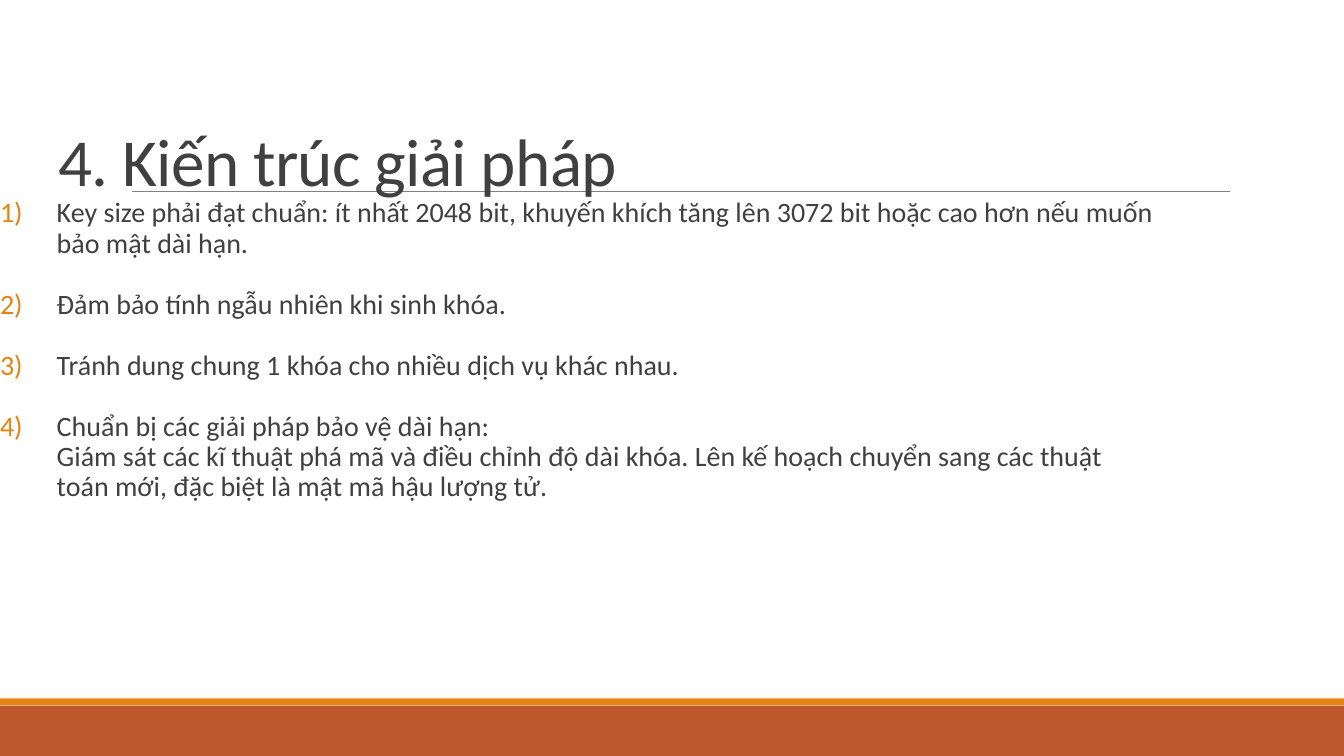
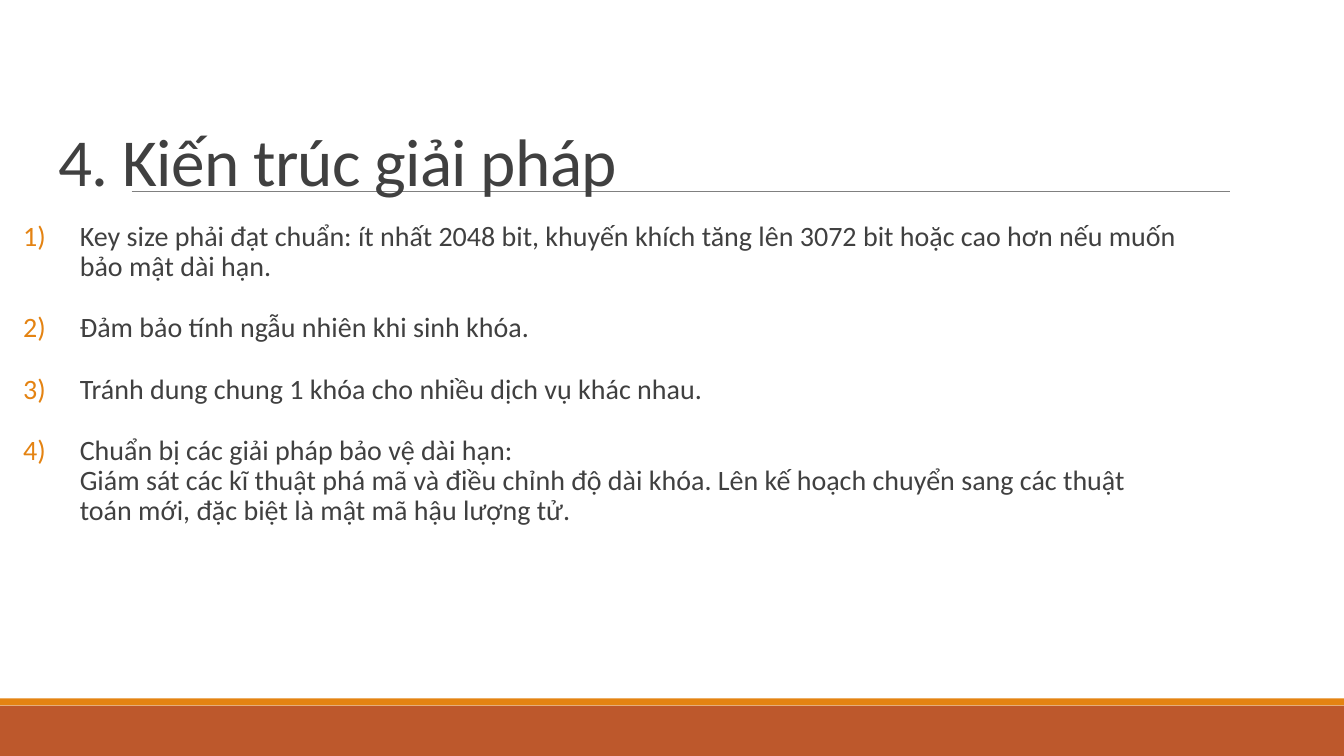
Before and after one commit to ken3k06/RSA-Based-Cryptography, a slide deck: slide 26 of Cryptanalysis on Asymmetric Ciphers — RSA & RSA.pptx (slide 15 before the commit). Drawn at 1344x756 pixels with LibreOffice and Linux fonts; fonts in the diff are those of the drawing. Boxes give left, top, right and bottom in pixels: in the first picture for what was removed or moved away, otherwise in the second. Text is boxed around its words. In the diff, an @@ line names an element or a change of style, - is before the commit and + after.

```diff
--- a/Cryptanalysis on Asymmetric Ciphers — RSA & RSA.pptx
+++ b/Cryptanalysis on Asymmetric Ciphers — RSA & RSA.pptx
@@ text "Key size phải đạt chuẩn: ...": place and size @@
-text "Key size phải đạt chuẩn: ..." at (57,200,1153,501)
+text "Key size phải đạt chuẩn: ..." at (80,224,1176,525)
```
Also in this commit, not shown: 6 other slides changed, 12 slides added, 1 slide removed, 7 other files.
